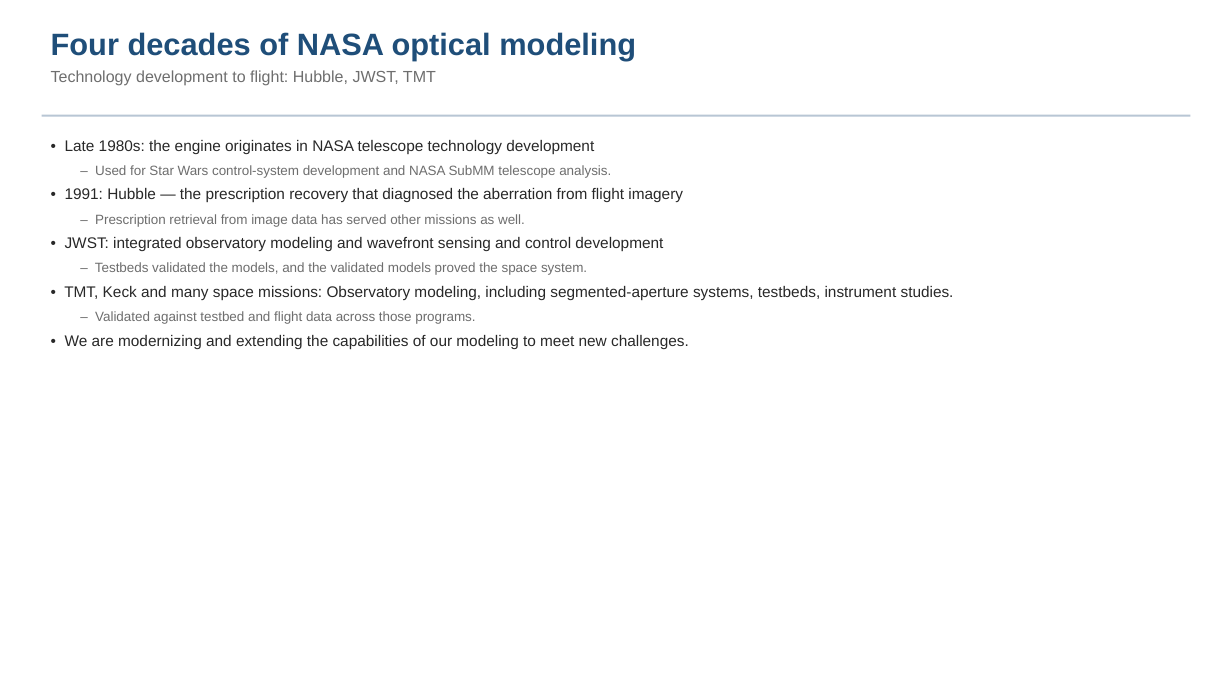
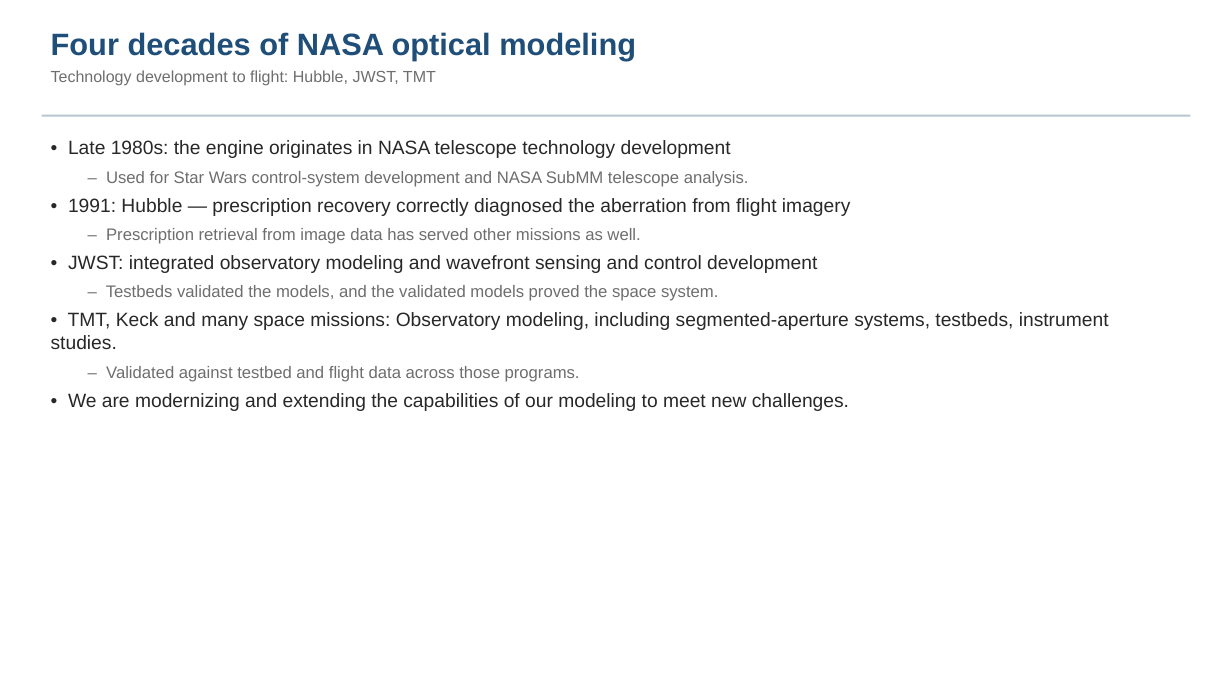
Before and after one commit to nasa-jpl/macos, a slide deck: slide 2 of demo_session/deck_keysight.pptx. Drawn at 1232x693 pixels with LibreOffice and Linux fonts; fonts in the diff are those of the drawing. Boxes give left, top, right and bottom in pixels: in the first picture for what was removed or moved away, otherwise in the second. Text is boxed around its words. In the diff, an @@ line names an element or a change of style, - is before the commit and + after.

```diff
--- a/demo_session/deck_keysight.pptx
+++ b/demo_session/deck_keysight.pptx
@@ text at <box>51,140,1109,411</box>: size 12 to 15 pt in "• Late 1980s: the engine originates in ...", "• JWST: integrated observatory modeling and wavefront ...", "• TMT, Keck and many space missions: ...", "• We are modernizing and extending the ..."; size 10.5 to 13 pt in "– Used for Star Wars control-system development ...", "– Prescription retrieval from image data has ...", "– Testbeds validated the models, and the ...", "– Validated against testbed and flight data ..." @@
@@ text at <box>68,198,850,216</box>: text changed; size 12 to 15 pt @@
-• 1991: Hubble — the prescription recovery that diagnosed the aberration from flight imagery
+• 1991: Hubble — prescription recovery correctly diagnosed the aberration from flight imagery
```
Also in this commit, not shown: 12 other slides changed, 3 other files.
